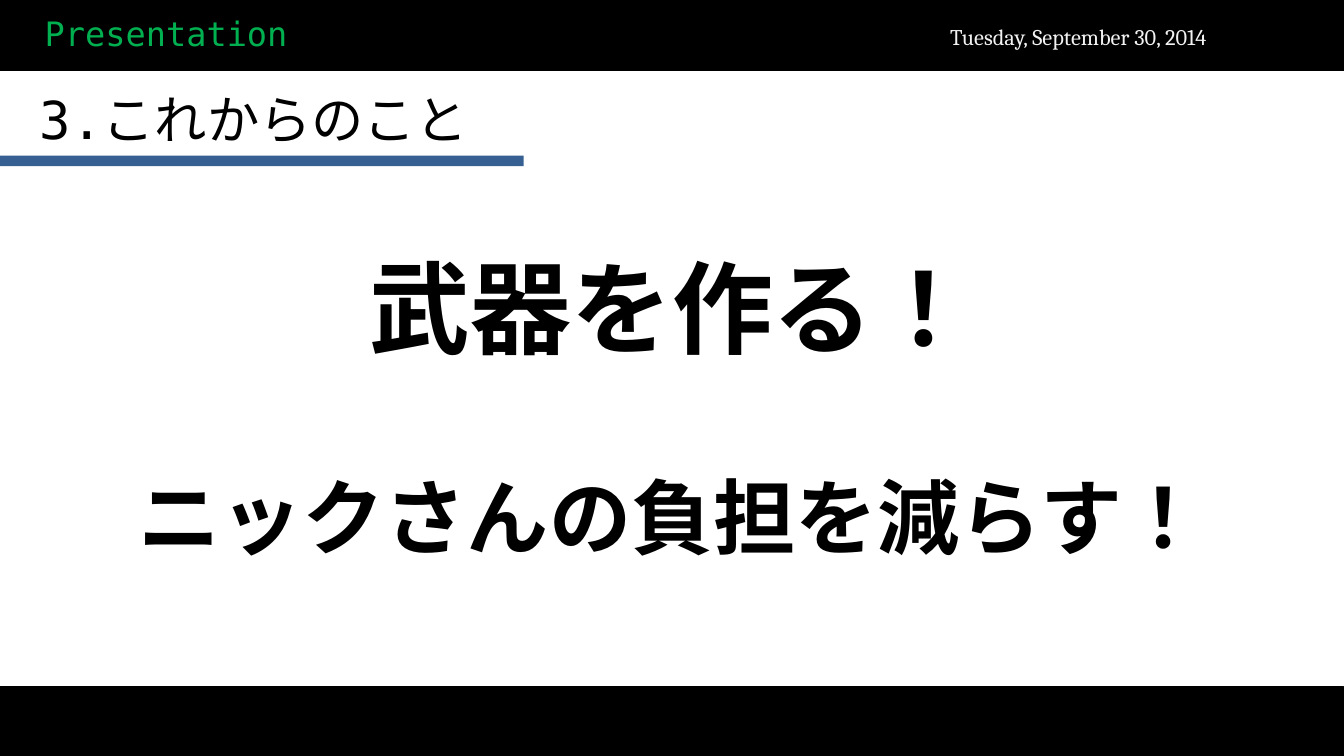
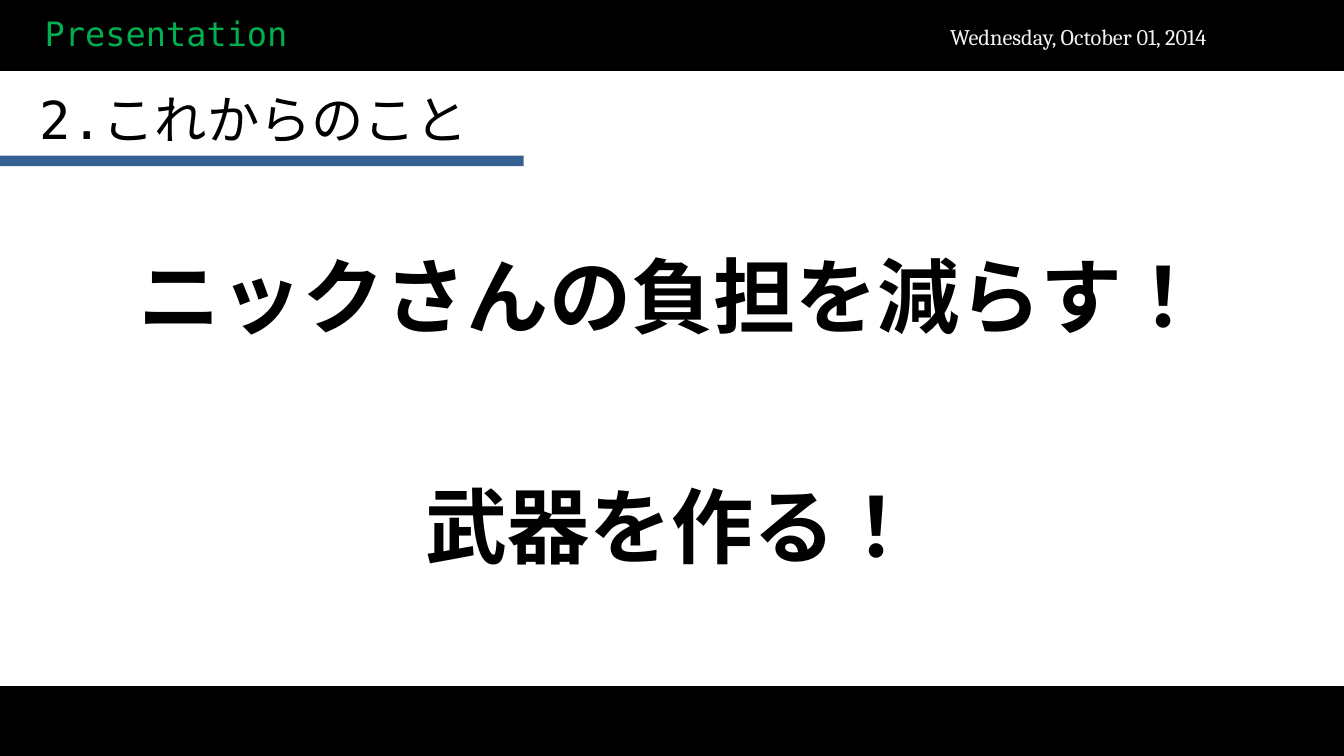
Before and after one commit to scarecrow173/Test, a slide deck: slide 18 of 試用期間終了.pptx (slide 19 before the commit). Drawn at 1344x756 pixels with LibreOffice and Linux fonts; fonts in the diff are those of the drawing; background and template pictures are left out. Boxes give left, top, right and bottom in pixels: in the first picture for what was removed or moved away, otherwise in the second. Text is boxed around its words. In the diff, an @@ line names an element or a change of style, - is before the commit and + after.

```diff
--- a/試用期間終了.pptx
+++ b/試用期間終了.pptx
@@ text at bbox=[950, 29, 1206, 50]: text changed @@
-Tuesday, September 30, 2014
+Wednesday, October 01, 2014
@@ text at bbox=[40, 97, 468, 141]: text changed @@
-3.これからのこと
+2.これからのこと
@@ text at bbox=[138, 257, 1204, 335]: paragraph added @@
+ニックさんの負担を減らす！
@@ text at bbox=[138, 478, 1204, 556]: paragraph removed @@
-ニックさんの負担を減らす！
@@ text at bbox=[425, 487, 918, 565]: size 54 to 44 pt in "武器を作る！"; less space between paragraphs @@
```
Also in this commit, not shown: 17 other slides changed, 3 slides added, 2 slides removed, 1 other file.
